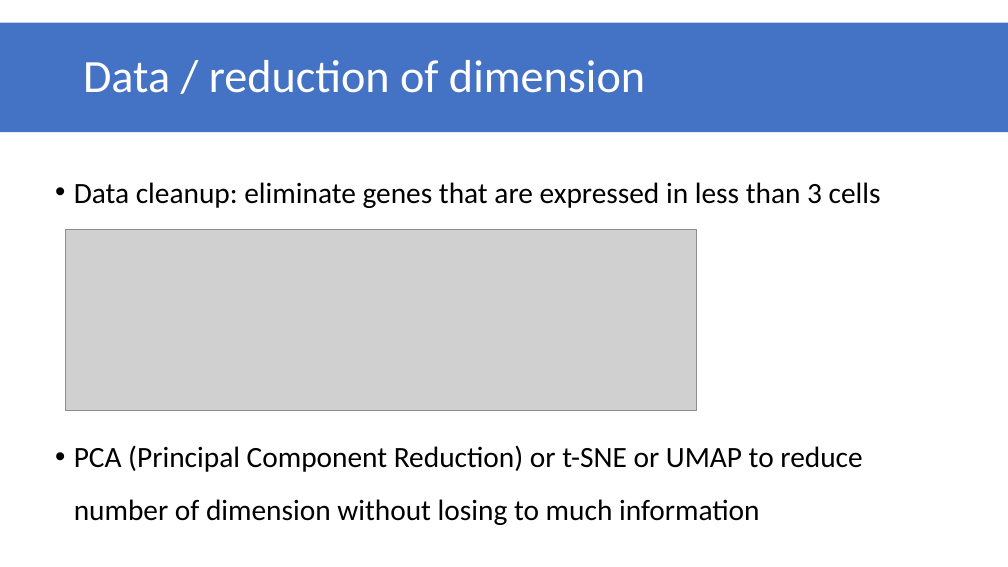
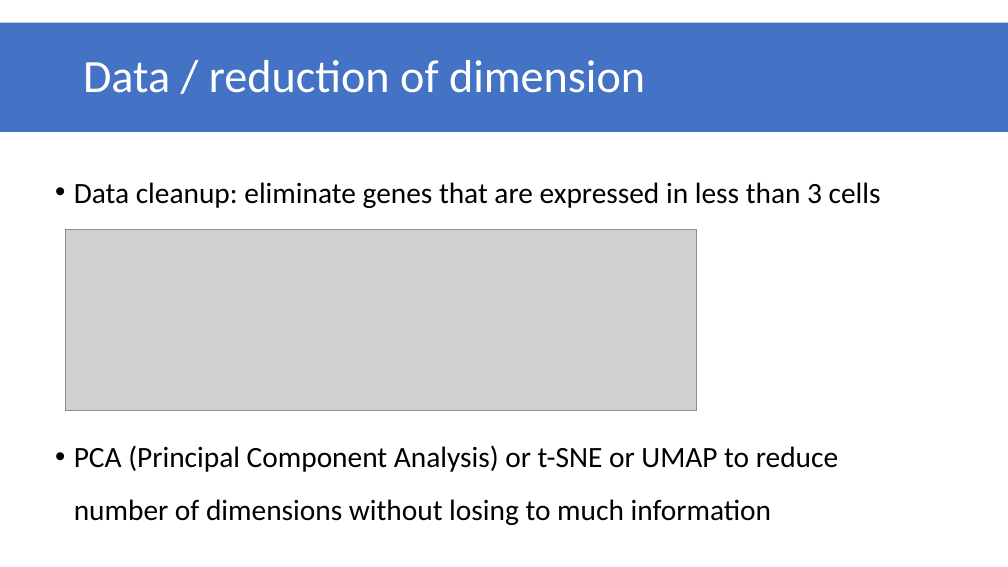
Before and after one commit to datascience-mobi/group-01-project-4-1, a slide deck: slide 7 of K-means clustering.pptx. Drawn at 1008x567 pixels with LibreOffice and Linux fonts; fonts in the diff are those of the drawing; grey boxes stand for pictures. Boxes give left, top, right and bottom in pixels: in the first picture for what was removed or moved away, otherwise in the second. Text is boxed around its words. In the diff, an @@ line names an element or a change of style, - is before the commit and + after.

```diff
--- a/K-means clustering.pptx
+++ b/K-means clustering.pptx
@@ text at (74,445,838,525): text changed @@
-• PCA (Principal Component Reduction) or t-SNE or UMAP to reduce number of dimension without losing to much information
+• PCA (Principal Component Analysis) or t-SNE or UMAP to reduce number of dimensions without losing to much information
```
Also in this commit, not shown: 1 other slide changed.
